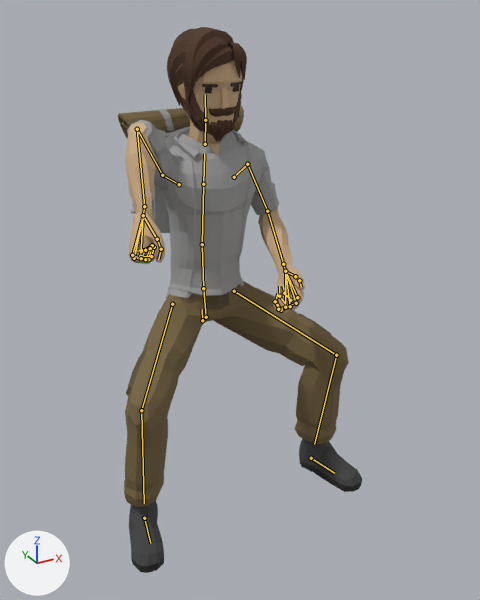
An edit to the glTF model assets/art/3d/clips-riders.glb, drawn before and after from the same camera.
Before and after are seen from a 50 mm lens placed at (-0.935, -1.883, 2.196), pointed at (0.056, -0.081, 1.294). Arrows for +X, +Y and +Z are at lower left; the lights stay in place. The picture after the commit comes second. Both versions are drawn at frame 12 of the action 'Ride_Slash'; the numbers are the values there. The bones that change, and the others that lie on the model, are drawn over the model as lines.

In view in the first picture: 'Adventurer_Body', 'Adventurer_Feet', 'Adventurer_Head', 'Adventurer_Legs', 'Backpack'.
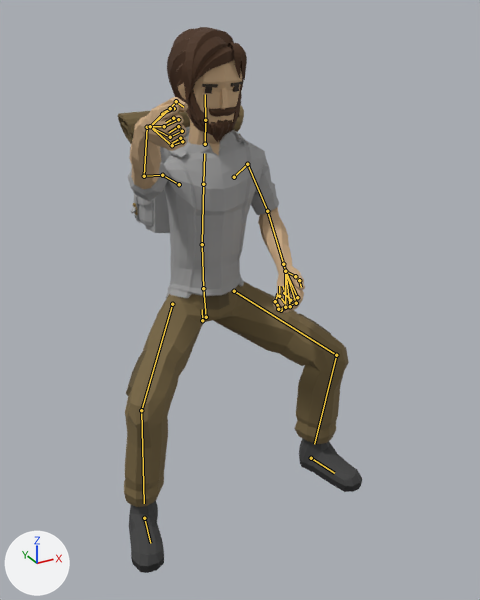
Boxes [x1, y1, x2, y2] around the edits, measured in the pictures (480 x 600 px):
```json
{"object": "Adventurer_Body", "change": "posed", "before": [125, 120, 305, 313], "after": [128, 97, 305, 313], "on screen": "12% taller"}
{"bone": "UpperArm.R", "before": "(162, 175) to (137, 129)", "after": "(162, 175) to (144, 176)"}
{"bone": "LowerArm.R", "before": "(137, 129) to (144, 206)", "after": "(144, 176) to (147, 127)"}
{"bone": "Wrist.R", "before": "(144, 206) to (143, 215)", "after": "(147, 127) to (150, 126)"}
```

Edits to the scene script, one JSON object a line:
```json
{"block": "bone_upperarm_r", "where": "bone_upperarm_r = bpy.data.objects['CharacterArmature'].pose.bones['UpperArm.R']  # child of 'Shoulder.R'"}
{"op": "set", "path": "bone_upperarm_r.rotation_quaternion", "old": "(0.833, 0.46, 0.222, 0.213)", "new": "(0.272, -0.352, 0.852, 0.276)", "note": "degrees (61, 10, 35) -> degrees (-22, 139, 37)"}
{"block": "bone_lowerarm_r", "where": "bone_lowerarm_r = bpy.data.objects['CharacterArmature'].pose.bones['LowerArm.R']  # child of 'UpperArm.R'"}
{"op": "set", "path": "bone_lowerarm_r.rotation_quaternion", "old": "(-0.4, 0.821, -0.326, 0.245)", "new": "(0.95, -0.305, -0.037, 0.051)", "note": "degrees (-124, -8, -48) -> degrees (-36, -2, 7)"}
{"block": "bone_wrist_r", "where": "bone_wrist_r = bpy.data.objects['CharacterArmature'].pose.bones['Wrist.R']  # child of 'LowerArm.R'"}
{"op": "set", "path": "bone_wrist_r.rotation_quaternion", "old": "(0.995, 0.095, 0.021, -0.002)", "new": "(0.966, 0.0, 0.0, -0.259)", "note": "degrees (11, 2, 0) -> degrees (0, 0, -30)"}
```
